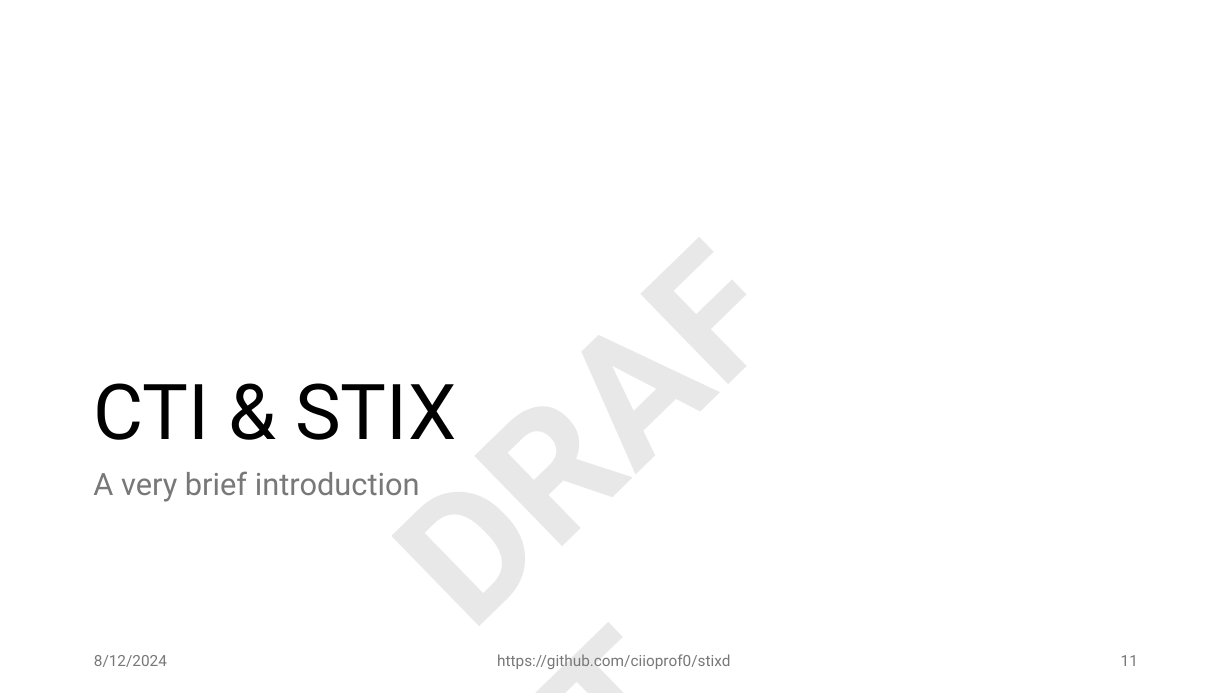
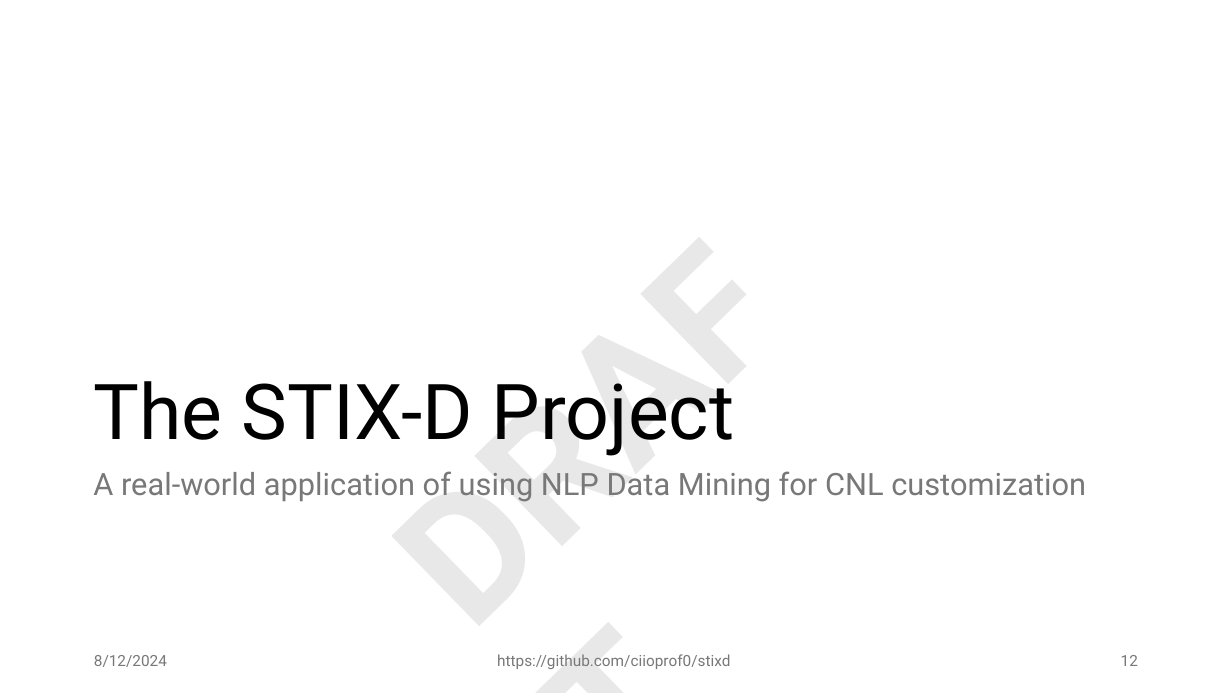
Before and after one commit to ciioprof0/stixd, a slide deck: slide 12 of docs/stixd_demo.pptx (slide 11 before the commit). Drawn at 1232x693 pixels with LibreOffice and Linux fonts; fonts in the diff are those of the drawing. Boxes give left, top, right and bottom in pixels: in the first picture for what was removed or moved away, otherwise in the second. Text is boxed around its words. In the diff, an @@ line names an element or a change of style, - is before the commit and + after.

```diff
--- a/docs/stixd_demo.pptx
+++ b/docs/stixd_demo.pptx
@@ title at [93, 381, 734, 456]: text changed @@
-CTI & STIX
+The STIX-D Project
@@ text at [93, 471, 1086, 502]: text changed @@
-A very brief introduction
+A real-world application of using NLP Data Mining for CNL customization
@@ page number at [1121, 655, 1138, 666]: text changed @@
-11
+12
```
Also in this commit, not shown: 11 other slides changed, 3 slides added, 1 slide removed.
